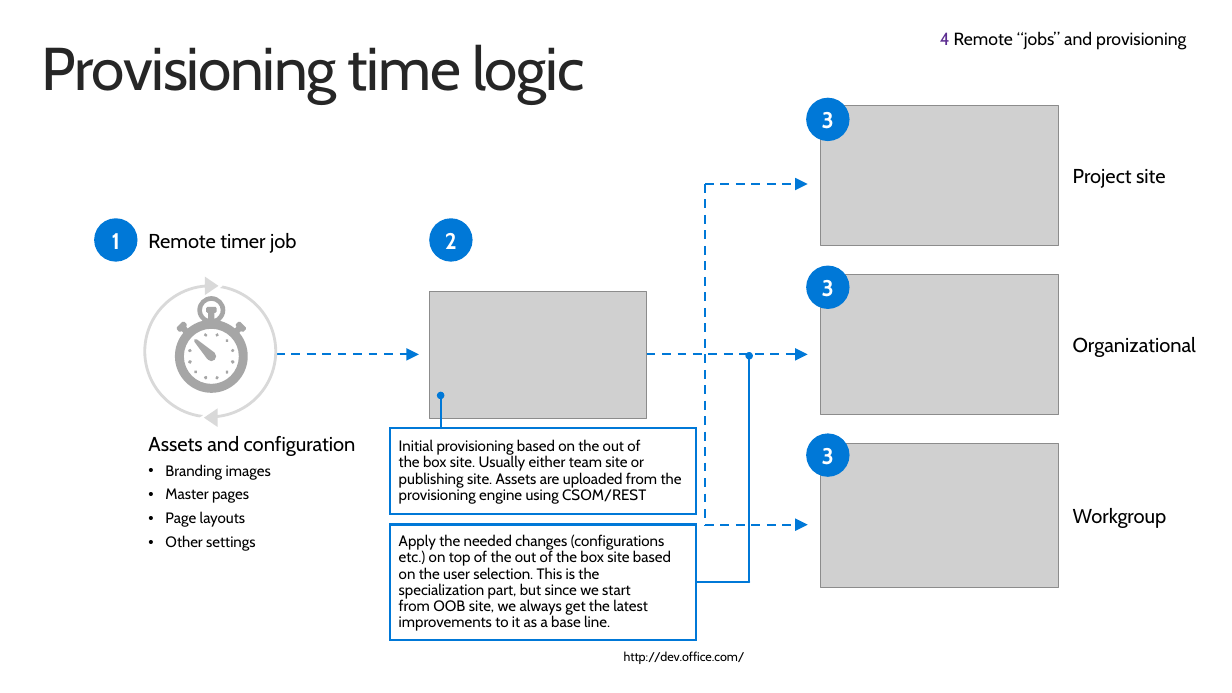
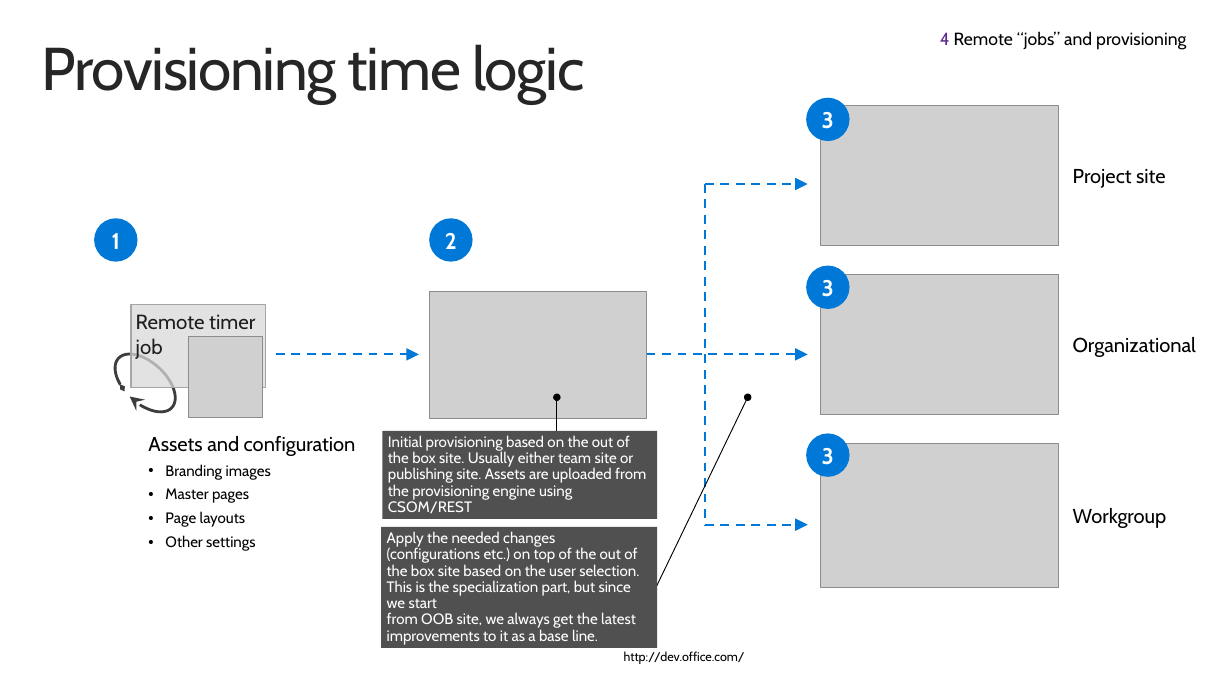
Before and after one commit to OfficeDev/TrainingContent, a slide deck: slide 34 of O3652/O3652-6 Deep Dive into Provider Hosted Add-ins/O3652-6 Deep Dive into Provider Hosted Apps.pptx (slide 35 before the commit). Drawn at 1232x693 pixels with LibreOffice and Linux fonts; fonts in the diff are those of the drawing; grey boxes stand for pictures; background and template pictures are left out. Boxes give left, top, right and bottom in pixels: in the first picture for what was removed or moved away, otherwise in the second. Text is boxed around its words. In the diff, an @@ line names an element or a change of style, - is before the commit and + after.

```diff
--- a/O3652/O3652-6 Deep Dive into Provider Hosted Add-ins/O3652-6 Deep Dive into Provider Hosted Apps.pptx
+++ b/O3652/O3652-6 Deep Dive into Provider Hosted Add-ins/O3652-6 Deep Dive into Provider Hosted Apps.pptx
@@ group removed at [145,277,276,427]: 4 triangles, 2 ellipses, 1 freeform shape @@
@@ rectangle "Remote timer job": place and size @@
-rectangle "Remote timer job" at [148,233,296,253]
+rectangle "Remote timer job" at [131,304,265,388]
@@ rectangle "Remote timer job" at [131,304,265,388]: size 16 to 16.3 pt, text colour #000000 to #1E1E1F; fill none to #D9D9D9 at 75% opacity; outline none to #A6A6A6 0.85 pt @@
@@ arc (boxed as its full ellipse) added at [105,344,186,423], outline #3C3D3E 2.25 pt @@
@@ picture added at [188,337,262,417] @@
@@ arrow removed from (749, 582) to (749, 356) @@
@@ arrow moved from (440, 428) - (440, 395) to (557, 433) - (557, 398) @@
@@ arrow (557, 433) - (557, 398): stroke #0078D7 1.75 pt to #000000 0.75 pt @@
@@ arrow added from (656, 587) to (747, 398), #000000 0.75 pt @@
@@ rectangle "Initial provisioning based on the ...": place and size @@
-rectangle "Initial provisioning based on the ..." at [390,428,696,515]
+rectangle "Initial provisioning based on the ..." at [382,431,657,519]
@@ rectangle "Initial provisioning based on the ..." at [382,431,657,519]: text colour #000000 to #FFFFFF; fill #FFFFFF to #505050; outline #0078D7 1.75 pt to none @@
@@ rectangle "Apply the needed changes (configurations ..." at [381,527,658,649]: text colour #000000 to #FFFFFF; fill #FFFFFF to #505050; outline #0078D7 1.75 pt to none @@
@@ rectangle "Apply the needed changes (configurations ...": place and size @@
-rectangle "Apply the needed changes (configurations ..." at [390,525,696,640]
+rectangle "Apply the needed changes (configurations ..." at [381,527,658,649]
@@ line removed from (697, 582) to (749, 582) @@
```
Also in this commit, not shown: 16 other slides changed, 1 slide added, 3 slides removed.
